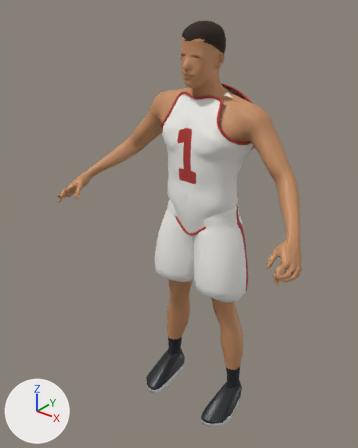
A saved change to the glTF model template/public/players3d/e2a_player_def.glb.
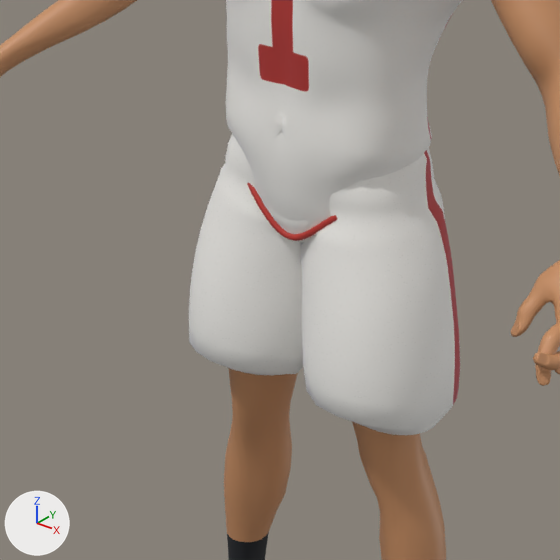
The first picture shows the older version from a 50 mm camera at (1.36, -1.93, 2.25) aimed at (-0.06, -0.15, 1.15). The close-ups show the older and then the newer version on the part from 25% to 79% of the width and 34% to 77% of the height of that picture. Only the edits that show in the close-ups are written down. Every picture has the same lights, and +X, +Y and +Z are marked at lower left. Vertices at exactly the same position are counted once.

The first close-up shows 'E2A_Body', 'E2A_Jersey', 'E2A_JerseyTrim', 'E2A_Shorts'.
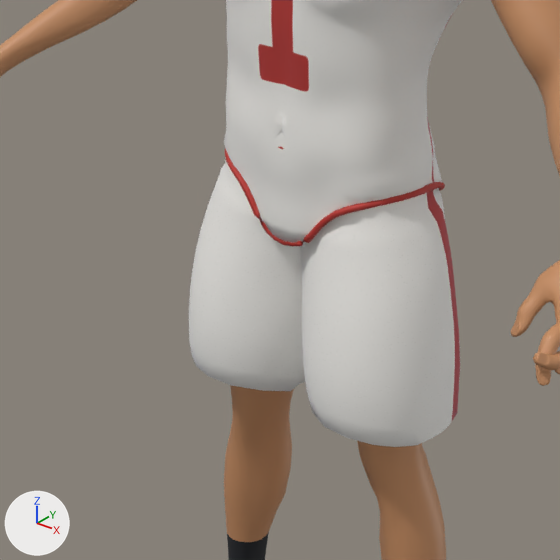
What the commit changed:
me_e2a_jersey is used by ob_e2a_jersey; location (0.0, 0.0, 0.0).
me_e2a_jersey had 1444 vertices, 2673 faces and spanned x -0.243..0.243, y -0.182..0.112, z 1.11..1.828.
me_e2a_jersey now has 1532 vertices, 2898 faces and spans x -0.253..0.253, y -0.182..0.135, z 1.105..1.826.
me_e2a_jersey part 1: 46 vertices moved from x -0.172..0.173, y -0.162..0.1, z 1.139..1.268 to x -0.194..0.194, y -0.167..0.11, z 1.136..1.286; 76 vertices removed from x -0.156..0.159, y -0.148..0.101, z 1.11..1.237; 148 vertices added at x -0.198..0.198, y -0.162..0.135, z 1.105..1.252.
Other edits to the shape of me_e2a_jersey do not show in these pictures.
me_e2a_jerseytrim is used by ob_e2a_jerseytrim; location (0.0, 0.0, 0.0).
me_e2a_jerseytrim had 1164 vertices, 2328 faces and spanned x -0.25..0.25, y -0.152..0.109, z 1.103..1.834.
me_e2a_jerseytrim now has 996 vertices, 1992 faces and spans x -0.257..0.257, y -0.166..0.133, z 1.098..1.832.
me_e2a_jerseytrim part 2: the loose piece of 384 vertices spanning x -0.163..0.167, y -0.152..0.109, z 1.103..1.244 is rebuilt with 336 vertices and now spans x -0.201..0.201, y -0.166..0.133, z 1.098..1.221.
Other edits to the shape of me_e2a_jerseytrim do not show in these pictures.
me_e2a_shorts is used by ob_e2a_shorts; location (0.0, 0.0, 0.0).
me_e2a_shorts had 846 vertices, 1596 faces and spanned x -0.274..0.274, y -0.194..0.123, z 0.762..1.296.
me_e2a_shorts now has 861 vertices, 1632 faces and spans x -0.274..0.274, y -0.194..0.123, z 0.754..1.299.
me_e2a_shorts part 3: 46 vertices moved from x -0.168..0.168, y -0.16..0.095, z 1.249..1.296 to x -0.183..0.183, y -0.166..0.1, z 1.246..1.299; 46 vertices removed from x -0.165..0.161, y -0.152..0.086, z 1.249..1.296; 63 vertices added at x -0.18..0.177, y -0.159..0.087, z 1.246..1.299.
me_e2a_shorts part 4: 42 vertices moved from x -0.264..0.264, y -0.148..0.073, z 0.762..0.806 to x -0.273..0.273, y -0.18..0.103, z 0.755..0.801; 46 vertices removed from x -0.259..0.252, y -0.148..0.07, z 0.762..0.806; 44 vertices added at x -0.271..0.27, y -0.18..0.097, z 0.754..0.801.
me_e2a_shorts part 5: 43 kept faces spanning x -0.257..0.135, y -0.189..0.106, z 0.755..1.299 get new texture (UV) coordinates.

What differs and where, as boxes [x1, y1, x2, y2] in the close-ups (560 x 560 px; the box of a moved part takes in the faces that stretch with it):
'E2A_Shorts', reshaped
    before: [189, 134, 460, 435]
    after: [189, 157, 460, 447]
'E2A_Jersey', reshaped
    before: [226, 0, 463, 234]
    after: [224, 0, 463, 246]
'E2A_JerseyTrim', reshaped
    before: [247, 183, 337, 241]
    after: [225, 148, 445, 246]
part 1 of me_e2a_jersey, moved or reshaped
    before: [228, 127, 429, 234]
    after: [224, 120, 442, 246]
part 3 of me_e2a_shorts, moved or reshaped (not visible afterwards)
    before: [228, 134, 430, 194]
part 4 of me_e2a_shorts, moved or reshaped
    before: [250, 354, 451, 435]
    after: [190, 344, 459, 447]
part 5 of me_e2a_shorts, surface changed
    before: [241, 371, 278, 375]
    after: [190, 346, 296, 391]
